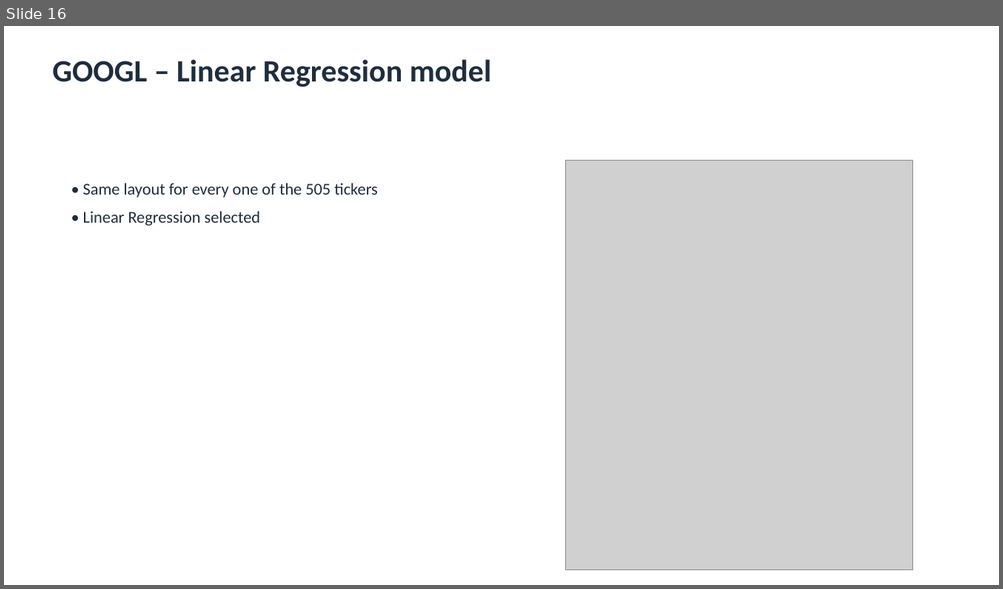
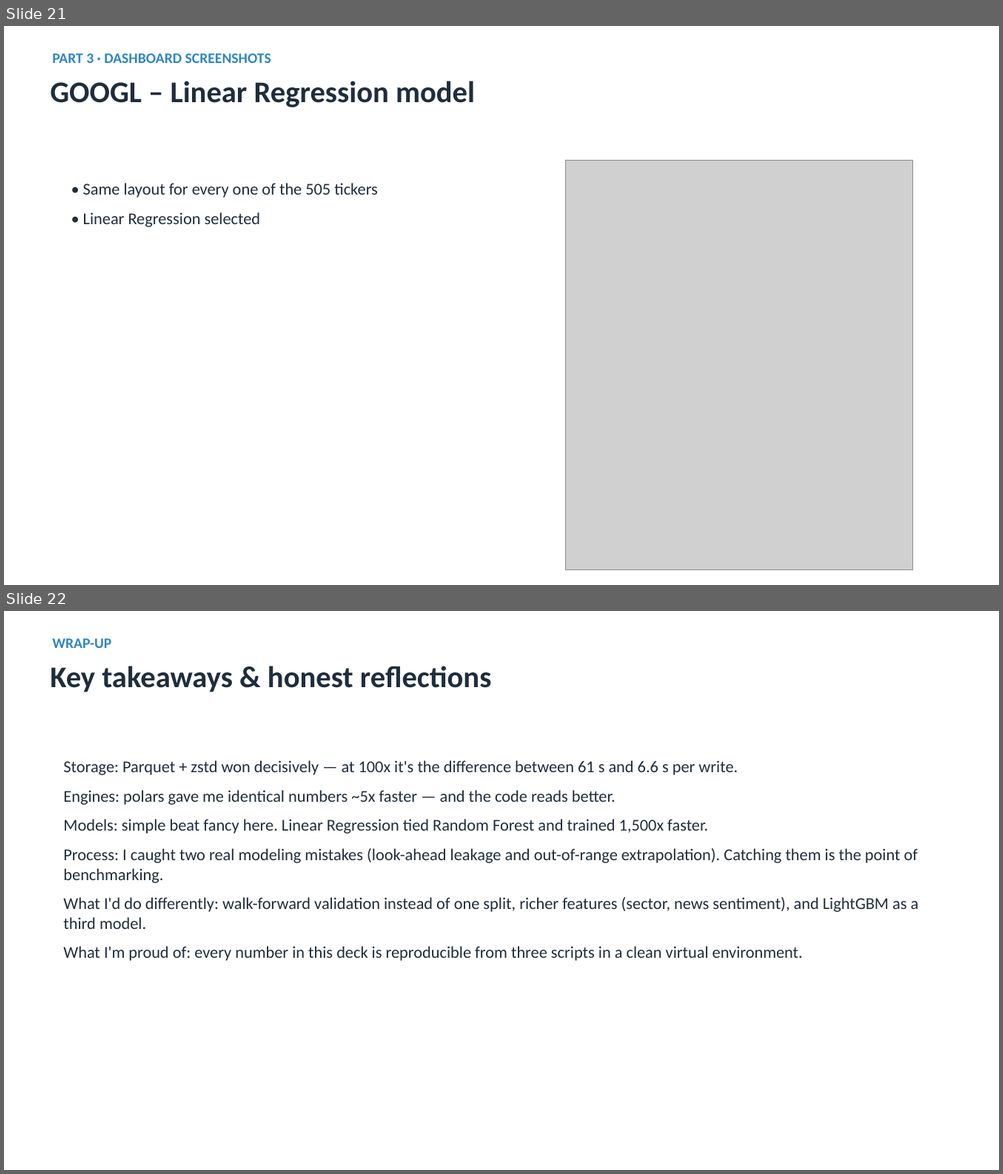
Before and after one commit to jaismine19/NextClose, a slide deck: docs/CSIS4260_Assignment1_Dashboard_Screenshots.pptx. Shown one above the other, each under a label of ours: slide 16 before the commit, slides 21 and 22 after it. The pictures are 1003x589 and 1003x1174 pixels, drawn with LibreOffice and Linux fonts; fonts in the diff are those of the drawing; grey boxes stand for pictures. Boxes give left, top, right and bottom in pixels: in the first picture for what was removed or moved away, otherwise in the second. Text is boxed around its words. In the diff, an @@ line names an element or a change of style, - is before the commit and + after.

Commit message:
Update presentation deck and remove README references to deleted helper scripts

```diff
--- a/docs/CSIS4260_Assignment1_Dashboard_Screenshots.pptx
+++ b/docs/CSIS4260_Assignment1_Dashboard_Screenshots.pptx
@@ slide 22 added at <box>4,611,999,1170</box>, background #FFFFFF @@
@@ text added at <box>52,638,111,648</box>, 14 pt, text #2E86C1, bold @@
+WRAP-UP
@@ text added at <box>50,666,492,692</box>, 29 pt, text #1F2D3D, bold @@
+Key takeaways & honest reflections
@@ text added at <box>63,760,919,961</box>, 16 pt, text #1F2D3D @@
+Storage: Parquet + zstd won decisively — at 100x it's the difference between 61 s and 6.6 s per write.
+Engines: polars gave me identical numbers ~5x faster — and the code reads better.
+Models: simple beat fancy here. Linear Regression tied Random Forest and trained 1,500x faster.
+Process: I caught two real modeling mistakes (look-ahead leakage and out-of-range extrapolation). Catching them is the point of benchmarking.
+What I'd do differently: walk-forward validation instead of one split, richer features (sector, news sentiment), and LightGBM as a third model.
+What I'm proud of: every number in this deck is reproducible from three scripts in a clean virtual environment.
@@ what was slide 16 is now slide 21 @@
@@ slide 21 changed as well @@
@@ text "GOOGL – Linear Regression model": place and size @@
-text "GOOGL – Linear Regression model" at <box>52,59,492,87</box>
+text "GOOGL – Linear Regression model" at <box>50,81,475,107</box>
@@ text "GOOGL – Linear Regression model" at <box>50,81,475,107</box>: size 30 to 29 pt @@
@@ text added at <box>52,53,271,63</box>, 14 pt, text #2E86C1, bold @@
+PART 3 · DASHBOARD SCREENSHOTS
@@ text "• Same layout for every ..." at <box>83,183,378,227</box>: more space between paragraphs @@
```
Also in this commit, not shown: 7 other slides changed, 13 other slides added, 8 slides removed, 1 other file.
